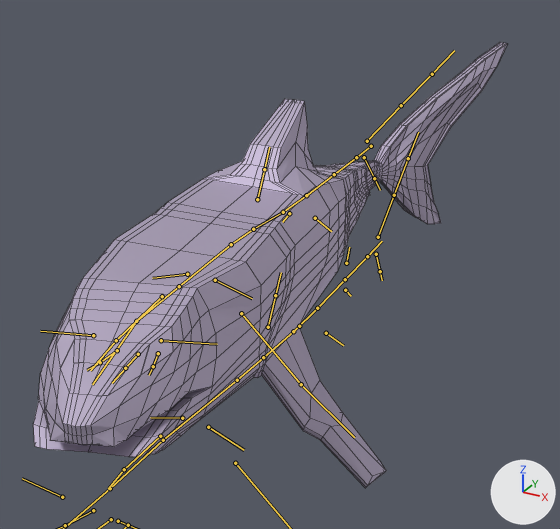
A saved change to the Blender file Shark/shark11 anim.blend.
The view is the same before and after, from a 50 mm lens placed at (1.8, -3.0, 1.61), pointed at (0.02, 0.25, -0.02). Arrows for +X, +Y and +Z are at lower right; the lights stay in place. Both versions are drawn at frame 99 of the action 'rigAction'; the numbers are the values there. The bones that bend it are drawn over the model as lines. Mesh edges are drawn as thin lines.

The first picture shows 'Shark'.
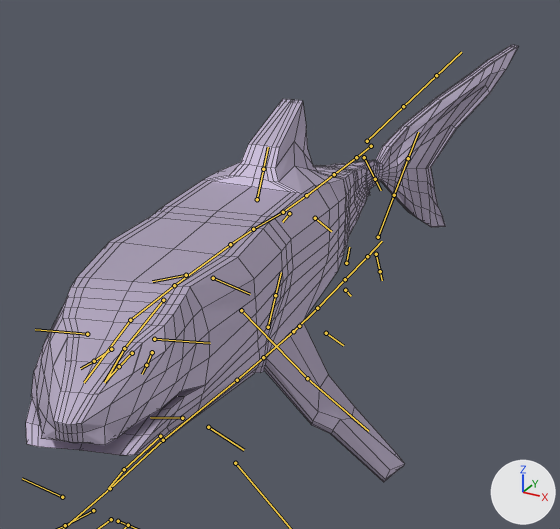
The change in detail:
Bone 'chest' (bone_chest) turns from (0, 3, 9) to (0, -2, 8) degrees about its own x, y and z.
Bone 'back_fin.B.Bk_master' (bone_back_fin_b_bk_master) moves from (-0.006, 0.001, 0.002) to (-0.007, 0.001, 0.002).
Bone 'back_fin.B.Bk_master' (bone_back_fin_b_bk_master) turns from (-5, 30, -20) to (-8, 36, -24) degrees about its own x, y and z.
Bone 'back_fin.T.Bk_master' (bone_back_fin_t_bk_master) moves from (0.006, -0.001, 0.001) to (0.007, -0.002, 0.002).
Bone 'back_fin.T.Bk_master' (bone_back_fin_t_bk_master) turns from (6, -22, -29) to (8, -25, -35) degrees about its own x, y and z.

Changed parts and their boxes [x1, y1, x2, y2] in the pictures (560 x 529 px):
'Shark', posed
    before: [33, 42, 507, 488]
    after: [26, 45, 518, 482]
